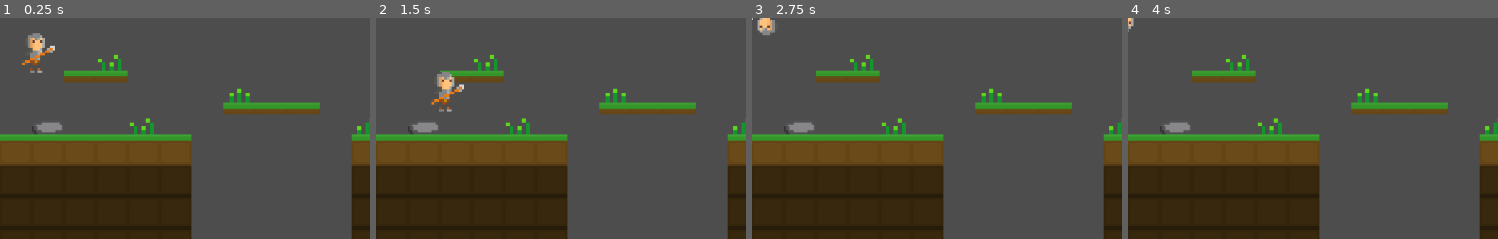
Above: before the commit, frames 1-4 (left to right).
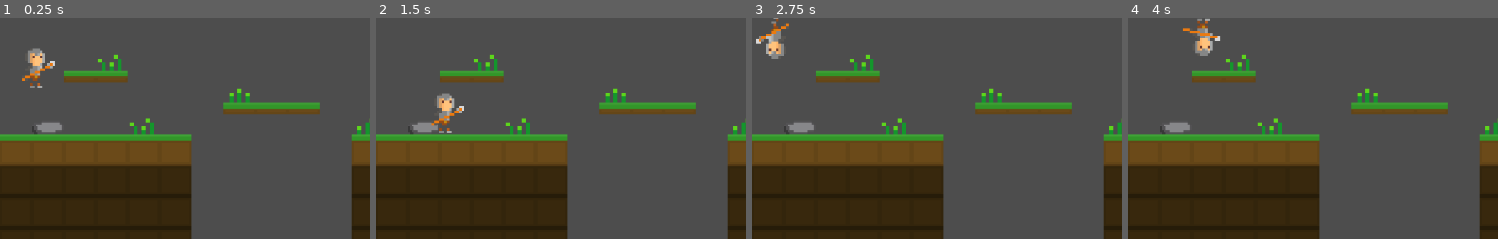
Above: after the commit, the same moments.

Repository: KindaBoringHere/puzzle-platformer
Game: Godot game, scene res://scenes/test.tscn
Two runs of this game, one before a commit and one after it. Both use one fixed random seed, a clock stepped at 60 frames per second and the inputs below.
Inputs:
- Up to frame 1 (0.25 s): no input
- Up to frame 2 (1.5 s): hold Right (ui_right) from 0.53 s (still down); tap G (attack) at 0.6, 1.35 s
- Up to frame 3 (2.75 s): release Right (ui_right) at 2.03 s; hold Left (ui_left) from 2.03 s (still down); tap H (gravity) at 2.1 s; tap G (attack) at 2.3 s
- Up to frame 4 (4 s): release Left (ui_left) at 2.78 s; hold Right (ui_right) from 2.78 s (still down); tap G (attack) at 2.85, 3.6 s
The pictures show only the part of the screen within x 0-50%, y 0-50%; the shares and areas given below are measured in that part.

The runs differ from the first frame. In frame 1, 1.0% of the frame differs, in the area x 5-15%, y 6-32%; in frame 2, 1.1%, in the area x 14-24%, y 24-53%; in frame 3, 0.9%; in frame 4, 0.7%.

Commit message:
more changes
to player body
think ill leave it for now

Diff:
--- a/scenes/player.tscn
+++ b/scenes/player.tscn
@@ -294,7 +294,7 @@
 }]
 
 [sub_resource type="RectangleShape2D" id="RectangleShape2D_48swi"]
-size = Vector2(8, 17.5)
+size = Vector2(2.98852, 10.9448)
 
 [node name="player" type="CharacterBody2D"]
 safe_margin = 1.0
@@ -303,13 +303,16 @@
 [node name="sprite" type="AnimatedSprite2D" parent="."]
 position = Vector2(1, -8)
 sprite_frames = SubResource("SpriteFrames_4x6r6")
-animation = &"death"
-frame_progress = 0.2725
+animation = &"attack"
+frame = 8
+frame_progress = 0.448814
 speed_scale = 3.0
 offset = Vector2(3, 0)
 
 [node name="hitbox" type="CollisionShape2D" parent="."]
-position = Vector2(3, 1)
+position = Vector2(3.5, -8)
+rotation = -3.14159
+scale = Vector2(5.01922, -1.67432)
 shape = SubResource("RectangleShape2D_48swi")
 
 [node name="attack_animation_duration" type="Timer" parent="."]
